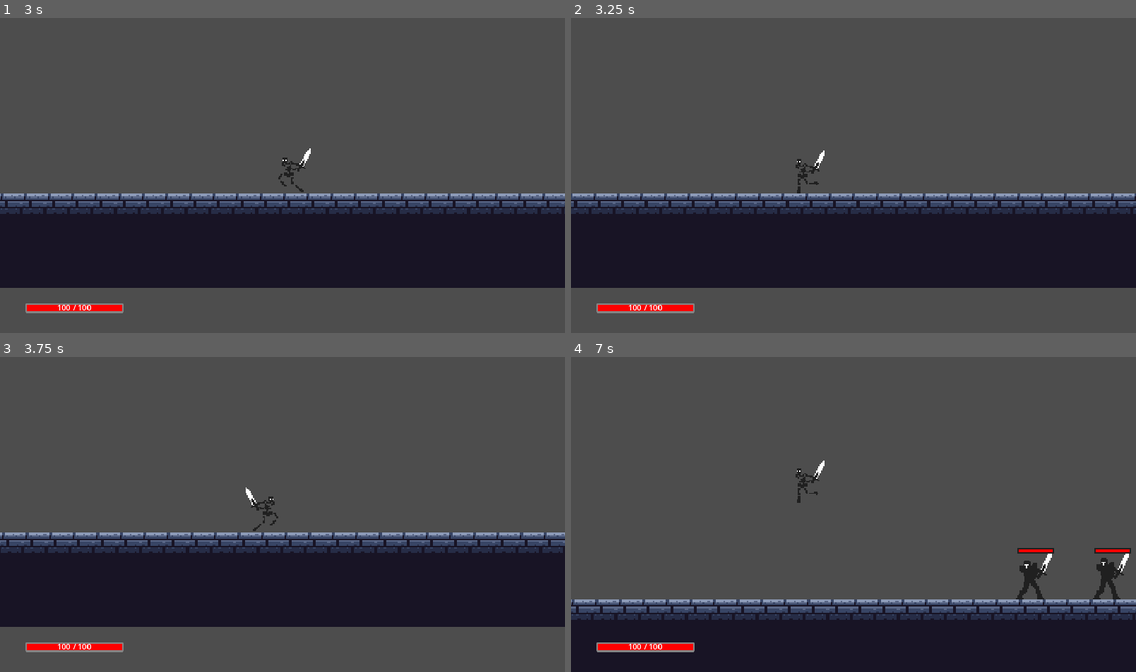
Above: before the commit, frames 1-4 (two rows, left to right).
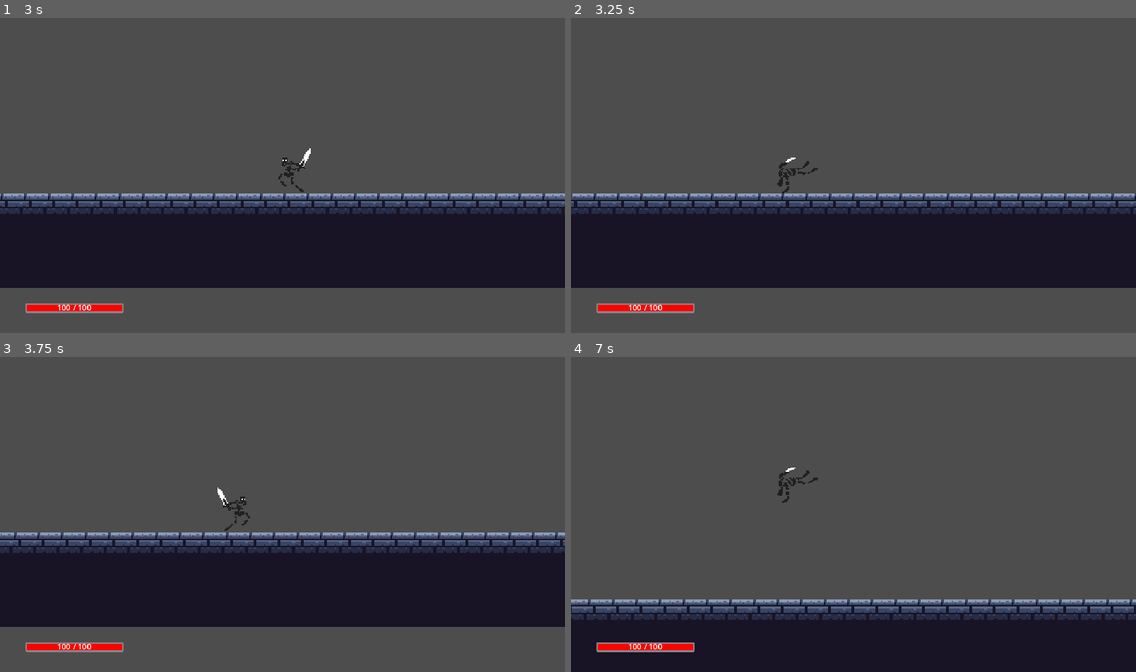
Above: after the commit, the same moments.

Repository: tugaserya/Platformer-bones_and_swords-
Game: Godot game, scene res://node_2d.tscn
The game is run twice, just before and just after one commit, with the same random seed, the same clock (stepped at 60 frames per second) and the same inputs.
Inputs:
- Up to frame 1 (3 s): click "Play" at 0.5 s; tap Enter at 1.25 s; hold Shift (Runing) 1.28-2.03 s; hold D (move_right) 1.28-2.78 s; tap Space (jump) at 1.52, 2.27 s; tap E (attack) at 1.55, 2.1 s; tap X (Action, bound only after the commit) at 2.3, 2.85 s; hold A (move_left) from 2.78 s (still down)
- Up to frame 2 (3.25 s): keep holding A (move_left); tap W (Dodge, bound only after the commit) at 3.05 s
- Up to frame 3 (3.75 s): release A (move_left) at 3.53 s; hold D (move_right) from 3.53 s (still down); tap W (Dodge, bound only after the commit) at 3.6 s
- Up to frame 4 (7 s): tap Space (jump) at 3.77, 4.52, 5.27, 6.77 s; tap Enter at 3.8, 4.35 s; hold Shift (Runing) 4.28-5.03 s; release D (move_right) at 5.03 s; hold A (move_left) 5.03-5.78 s; tap Shift (Runing) at 5.1 s; tap E (attack) at 5.3, 5.85 s; hold D (move_right) 5.78-6.53 s; tap X (Action, bound only after the commit) at 6.05, 6.6 s; hold A (move_left) from 6.53 s (still down); tap W (Dodge, bound only after the commit) at 6.8 s

Frame 1 is identical in both runs. In frame 2, 0.3% of the frame differs, in the area x 36-45%, y 42-56%; in frame 3, 2.4%; in frame 4, 3.2%, in the area x 0-100%, y 32-84%.

Commit message:
add new stunhit animation, add dodge for player, fix attacking bug on group Knights

Diff:
--- a/project.godot
+++ b/project.godot
@@ -13,7 +13,7 @@
 config/name="DA"
 run/main_scene="res://node_2d.tscn"
 config/features=PackedStringArray("4.1", "GL Compatibility")
-config/icon="res://assets/icon.svg"
+config/icon="res://Sprites/Environment/s_wall.png"
 
 [display]
 
@@ -47,6 +47,16 @@
 "events": [Object(InputEventKey,"resource_local_to_scene":false,"resource_name":"","device":-1,"window_id":0,"alt_press …(182 unchanged characters)…
 ]
 }
+Action={
+"deadzone": 0.5,
+"events": [Object(InputEventKey,"resource_local_to_scene":false,"resource_name":"","device":-1,"window_id":0,"alt_pressed":false,"shift_pressed":false,"ctrl_pressed":false,"meta_pressed":false,"pressed":false,"keycode":0,"physical_keycode":88,"key_label":0,"unicode":120,"echo":false,"script":null)
+]
+}
+Dodge={
+"deadzone": 0.5,
+"events": [Object(InputEventKey,"resource_local_to_scene":false,"resource_name":"","device":-1,"window_id":0,"alt_pressed":false,"shift_pressed":false,"ctrl_pressed":false,"meta_pressed":false,"pressed":false,"keycode":0,"physical_keycode":87,"key_label":0,"unicode":119,"echo":false,"script":null)
+]
+}
 
 [rendering]
 
--- /dev/null
+++ b/scenes/exit_from_level.tscn
@@ -0,0 +1,173 @@
+[gd_scene load_steps=6 format=3 uid="uid://drcwqrpibo45q"]
+
+[ext_resource type="Script" path="res://src/exit_from_level.gd" id="1_7hlal"]
+[ext_resource type="Texture2D" uid="uid://bysiyotgeom0k" path="res://Sprites/Tiles/Dungeon Tile Set.png" id="1_rllmu"]
+
+[sub_resource type="TileSetAtlasSource" id="TileSetAtlasSource_qy5q8"]
+texture = ExtResource("1_rllmu")
+1:1/0 = 0
+2:1/0 = 0
+3:1/0 = 0
+5:1/0 = 0
+6:1/0 = 0
+8:1/0 = 0
+9:1/0 = 0
+10:1/0 = 0
+11:1/0 = 0
+12:1/0 = 0
+13:1/0 = 0
+1:2/0 = 0
+2:2/0 = 0
+3:2/0 = 0
+5:2/0 = 0
+6:2/0 = 0
+8:2/0 = 0
+9:2/0 = 0
+10:2/0 = 0
+11:2/0 = 0
+12:2/0 = 0
+13:2/0 = 0
+1:3/0 = 0
+2:3/0 = 0
+3:3/0 = 0
+5:3/0 = 0
+6:3/0 = 0
+8:3/0 = 0
+9:3/0 = 0
+10:3/0 = 0
+11:3/0 = 0
+12:3/0 = 0
+13:3/0 = 0
+8:4/0 = 0
+9:4/0 = 0
+10:4/0 = 0
+11:4/0 = 0
+12:4/0 = 0
+1:5/0 = 0
+2:5/0 = 0
+3:5/0 = 0
+5:5/0 = 0
+6:5/0 = 0
+8:5/0 = 0
+9:5/0 = 0
+10:5/0 = 0
+11:5/0 = 0
+12:5/0 = 0
+1:6/0 = 0
+2:6/0 = 0
+3:6/0 = 0
+6:6/0 = 0
+7:6/0 = 0
+8:6/0 = 0
+9:6/0 = 0
+10:6/0 = 0
+11:6/0 = 0
+12:6/0 = 0
+1:7/0 = 0
+2:7/0 = 0
+3:7/0 = 0
+6:7/0 = 0
+7:7/0 = 0
+8:7/0 = 0
+9:7/0 = 0
+10:7/0 = 0
+11:7/0 = 0
+12:7/0 = 0
+5:8/0 = 0
+1:9/0 = 0
+2:9/0 = 0
+3:9/0 = 0
+5:9/0 = 0
+7:9/0 = 0
+8:9/0 = 0
+9:9/0 = 0
+10:9/0 = 0
+11:9/0 = 0
+12:9/0 = 0
+13:9/0 = 0
+1:10/0 = 0
+2:10/0 = 0
+3:10/0 = 0
+5:10/0 = 0
+7:10/0 = 0
+8:10/0 = 0
+10:10/0 = 0
+12:10/0 = 0
+13:10/0 = 0
+1:11/0 = 0
+2:11/0 = 0
+5:11/0 = 0
+7:11/0 = 0
+8:11/0 = 0
+9:11/0 = 0
+10:11/0 = 0
+12:11/0 = 0
+13:11/0 = 0
+1:12/0 = 0
+2:12/0 = 0
+3:12/0 = 0
+4:12/0 = 0
+5:12/0 = 0
+6:12/0 = 0
+7:12/0 = 0
+8:12/0 = 0
+9:12/0 = 0
+10:12/0 = 0
+11:12/0 = 0
+12:12/0 = 0
+2:13/0 = 0
+4:13/0 = 0
+5:13/0 = 0
+6:13/0 = 0
+7:13/0 = 0
+8:13/0 = 0
+9:13/0 = 0
+1:14/0 = 0
+2:14/0 = 0
+3:14/0 = 0
+4:14/0 = 0
+5:14/0 = 0
+6:14/0 = 0
+10:14/0 = 0
+11:14/0 = 0
+12:14/0 = 0
+13:14/0 = 0
+7:15/0 = 0
+8:15/0 = 0
+9:15/0 = 0
+10:15/0 = 0
+11:15/0 = 0
+12:15/0 = 0
+
+[sub_resource type="TileSet" id="TileSet_7h7el"]
+sources/0 = SubResource("TileSetAtlasSource_qy5q8")
+
+[sub_resource type="RectangleShape2D" id="RectangleShape2D_vn3wu"]
+size = Vector2(48, 49)
+
+[node name="Exit_from_level" type="Node2D"]
+script = ExtResource("1_7hlal")
+
+[node name="TileMap" type="TileMap" parent="."]
+tile_set = SubResource("TileSet_7h7el")
+format = 2
+layer_0/tile_data = PackedInt32Array(-3, 327680, 1, -65534, 393216, 1, -2, 327680, 2, -65535, 393216, 2, -65538, 65536, 2, -131074, 65536, 2, -131071, 196608, 2, -196607, 196608, 2, -196610, 327680, 1, -262143, 393216, 1, -131073, 131072, 2, -65537, 131072, 2, -1, 131072, 2, -65536, 131072, 2, -131072, 131072, 2, -196608, 131072, 2, -196609, 131072, 5, -262144, 131072, 5)
+
+[node name="Exit_zone" type="Area2D" parent="."]
+
+[node name="CollisionShape2D" type="CollisionShape2D" parent="Exit_zone"]
+position = Vector2(0, -25)
+shape = SubResource("RectangleShape2D_vn3wu")
+
+[node name="Button" type="Button" parent="."]
+visible = false
+offset_left = -7.0
+offset_top = -34.0
+offset_right = 7.0
+offset_bottom = -9.0
+theme_override_font_sizes/font_size = 10
+text = "x"
+
+[connection signal="body_entered" from="Exit_zone" to="." method="_on_exit_zone_body_entered"]
+[connection signal="body_exited" from="Exit_zone" to="." method="_on_exit_zone_body_exited"]
+[connection signal="pressed" from="Button" to="." method="_on_button_pressed"]
--- a/scenes/knight.tscn
+++ b/scenes/knight.tscn
@@ -95,9 +95,17 @@
 atlas = ExtResource("1_1g64c")
 region = Rect2(80, 0, 40, 48)
 
-[sub_resource type="AtlasTexture" id="AtlasTexture_hlfaa"]
+[sub_resource type="AtlasTexture" id="AtlasTexture_gp142"]
 atlas = ExtResource("5_to27p")
 region = Rect2(0, 0, 40, 48)
+
+[sub_resource type="AtlasTexture" id="AtlasTexture_lqqhc"]
+atlas = ExtResource("5_to27p")
+region = Rect2(40, 0, 40, 48)
+
+[sub_resource type="AtlasTexture" id="AtlasTexture_pp82n"]
+atlas = ExtResource("5_to27p")
+region = Rect2(80, 0, 40, 48)
 
 [sub_resource type="AtlasTexture" id="AtlasTexture_xvp0f"]
 atlas = ExtResource("2_al3qw")
@@ -197,23 +205,23 @@
 }, {
 "frames": [{
 "duration": 1.0,
-"texture": SubResource("AtlasTexture_hlfaa")
-}, {
-"duration": 1.0,
-"texture": SubResource("AtlasTexture_hlfaa")
-}, {
-"duration": 1.0,
-"texture": SubResource("AtlasTexture_hlfaa")
-}, {
-"duration": 1.0,
-"texture": SubResource("AtlasTexture_hlfaa")
-}, {
-"duration": 1.0,
-"texture": SubResource("AtlasTexture_hlfaa")
+"texture": SubResource("AtlasTexture_gp142")
+}, {
+"duration": 1.0,
+"texture": SubResource("AtlasTexture_lqqhc")
+}, {
+"duration": 1.0,
+"texture": SubResource("AtlasTexture_pp82n")
+}, {
+"duration": 1.0,
+"texture": SubResource("AtlasTexture_lqqhc")
+}, {
+"duration": 1.0,
+"texture": SubResource("AtlasTexture_gp142")
 }],
 "loop": false,
 "name": &"stunhit",
-"speed": 6.0
+"speed": 16.0
 }, {
 "frames": [{
 "duration": 1.0,
@@ -263,6 +271,8 @@
 sprite_frames = SubResource("SpriteFrames_swsqd")
 animation = &"stunhit"
 autoplay = "idle"
+frame = 4
+frame_progress = 1.0
 
 [node name="Agressive_area" type="Area2D" parent="."]
 
@@ -285,7 +295,8 @@
 offset_top = -20.0
 offset_right = 12.0
 offset_bottom = -16.0
-value = 100.0
+max_value = 150.0
+value = 150.0
 texture_over = ExtResource("7_or2yu")
 texture_progress = ExtResource("8_2n7il")
 script = SubResource("GDScript_xib8k")
--- a/scenes/level.tscn
+++ b/scenes/level.tscn
@@ -1,9 +1,10 @@
-[gd_scene load_steps=7 format=3 uid="uid://cirejf6oedfne"]
+[gd_scene load_steps=8 format=3 uid="uid://cirejf6oedfne"]
 
 [ext_resource type="PackedScene" uid="uid://dguhwy6tn12is" path="res://scenes/player.tscn" id="1_t38in"]
 [ext_resource type="Texture2D" uid="uid://bysiyotgeom0k" path="res://Sprites/Tiles/Dungeon Tile Set.png" id="3_nmo2j"]
 [ext_resource type="PackedScene" uid="uid://bx4mnycuab46x" path="res://scenes/knight.tscn" id="4_eayt7"]
 [ext_resource type="PackedScene" uid="uid://b8a6dg3gbn4xi" path="res://scenes/coin.tscn" id="4_wtagg"]
+[ext_resource type="PackedScene" uid="uid://drcwqrpibo45q" path="res://scenes/exit_from_level.tscn" id="5_sokvr"]
 
 [sub_resource type="TileSetAtlasSource" id="TileSetAtlasSource_6ixji"]
 texture = ExtResource("3_nmo2j")
@@ -418,7 +419,7 @@
 12:15/0/physics_layer_0/angular_velocity = 0.0
 
 [sub_resource type="TileSet" id="TileSet_1yn60"]
-physics_layer_0/collision_layer = 3
+physics_layer_0/collision_layer = 7
 sources/0 = SubResource("TileSetAtlasSource_6ixji")
 
 [node name="Level" type="Node2D"]
@@ -428,18 +429,21 @@
 format = 2
 layer_0/tile_data = PackedInt32Array(2424832, 131072, 1, 2424833, 131072, 1, 2424834, 131072, 1, 2424835, 131072, 1, 24 …(5549 unchanged characters)…
 
+[node name="Exit_from_level" parent="." instance=ExtResource("5_sokvr")]
+position = Vector2(1008, 592)
+
+[node name="Mobs" type="Node2D" parent="."]
+
+[node name="Knight" parent="Mobs" instance=ExtResource("4_eayt7")]
+position = Vector2(763, 565)
+
+[node name="Knight2" parent="Mobs" instance=ExtResource("4_eayt7")]
+position = Vector2(792, 564)
+
 [node name="Player2" type="Node2D" parent="."]
 
 [node name="Player" parent="Player2" instance=ExtResource("1_t38in")]
 position = Vector2(294, 570)
 
-[node name="Mobs" type="Node2D" parent="."]
-
-[node name="Knight" parent="Mobs" instance=ExtResource("4_eayt7")]
-position = Vector2(763, 565)
-
-[node name="Knight2" parent="Mobs" instance=ExtResource("4_eayt7")]
-position = Vector2(792, 564)
-
 [node name="Coin" parent="." instance=ExtResource("4_wtagg")]
 position = Vector2(391, 579)
--- a/scenes/player.tscn
+++ b/scenes/player.tscn
@@ -224,6 +224,7 @@
 
 [node name="Player" type="CharacterBody2D"]
 collision_layer = 3
+collision_mask = 5
 script = ExtResource("1_46lhe")
 
 [node name="CollisionShape2D" type="CollisionShape2D" parent="."]
--- /dev/null
+++ b/src/exit_from_level.gd
@@ -0,0 +1,17 @@
+extends Node2D
+
+func _process(delta):
+	if Input.is_action_just_pressed("Action") and $Button.visible: # Замените KEY_ENTER на нужную вам клавишу
+		_on_button_pressed()
+
+func _on_exit_zone_body_entered(body):
+	if body.name == "Player":
+		$Button.visible = true
+
+func _on_exit_zone_body_exited(body):
+	if body.name == "Player":
+		$Button.visible = false
+
+
+func _on_button_pressed():
+	get_tree().change_scene_to_file("res://node_2d.tscn")
--- a/src/knight.gd
+++ b/src/knight.gd
@@ -5,7 +5,7 @@
 @onready var animation = $AnimatedSprite2D
 var chase = false
 var alive = true
-var max_health = 100
+var max_health = 150
 var current_health = max_health
 var taking_damage = false
 var is_attacking = false
@@ -46,6 +46,7 @@
 	await animation.animation_finished
 	queue_free()
 
+
 func _on_deal_damage_body_entered(body):
 	if alive and body.name == "Player" and not taking_damage and not is_attacking:
 		body.add_to_group("Player")
@@ -62,8 +63,8 @@
 		is_attacking = true
 		velocity.x = 0
 		animation.play("attak")
-		if body.is_in_group("Player") and not taking_damage:
-			await get_tree().create_timer(0.4).timeout
+		await get_tree().create_timer(0.4).timeout
+		if body.is_in_group("Player") and not taking_damage and alive:
 			body.take_damage(20, sign(self.position.x - body.position.x))
 		await animation.animation_finished
 		animation.play("idle")
--- a/src/player.gd
+++ b/src/player.gd
@@ -13,6 +13,7 @@
 var enemy_in_range = false
 var enemy
 var player_attacking = false
+var dodging = false
 
 @onready var animation = $AnimatedSprite2D
 
@@ -32,47 +33,65 @@
 		player_attacking = true
 		velocity.x = 0
 		animation.play("attak")
-		if enemy_in_range and enemy:
-			attacking(enemy)
+		if enemy_in_range and is_instance_valid(enemy):
+			get_tree().call_group("can_be_attacked", "take_damage", attack_force_value, sign(self.position.x - enemy.position.x))
 		await animation.animation_finished
 		player_attacking = false
 
+	if Input.is_action_just_pressed("Dodge") and not player_attacking and not dodging:
+		dodge(direction)
 	move_and_slide()
 
 func walk(direction):
-	if not taking_damage and not player_attacking:
+	if not taking_damage and not player_attacking and not dodging:
 		velocity.x = direction * SPEED if direction else move_toward(velocity.x, 0, SPEED)
 		animation.play("Run" if direction else "idle" if velocity.y == 0 else animation.animation)
 		$AnimatedSprite2D.flip_h = direction < 0
 
 func run(direction):
-	if not taking_damage and not player_attacking:
+	if not taking_damage and not player_attacking and not dodging:
 		velocity.x = direction * RUNNING_SPEED if direction else move_toward(velocity.x, 0, RUNNING_SPEED)
 		animation.play("Run" if direction else "idle" if velocity.y == 0 else animation.animation)
 		$AnimatedSprite2D.flip_h = direction < 0
 
+func dodge(direction):
+	if not taking_damage:
+		dodging = true
+		$".".set_collision_layer_value(3,true)
+		$".".set_collision_layer_value(1,false)
+		$".".set_collision_layer_value(2,false)
+		$".".set_collision_mask_value(1,false)
+		animation.play("Rolling")
+		$AnimatedSprite2D.flip_h = direction < 0
+		velocity.x = direction * RUNNING_SPEED
+		await animation.animation_finished
+		$".".set_collision_mask_value(1,true)
+		$".".set_collision_layer_value(1,true)
+		$".".set_collision_layer_value(2,true)
+		$".".set_collision_layer_value(3,false)
+		dodging = false
+
 func take_damage(damage, direction):
-	taking_damage = true
-	velocity.x = 0
-	position.x -= direction * 15
-	current_health -= damage
-	if current_health <= 0:
-		queue_free()
-		get_tree().change_scene_to_file("res://scenes/node_2d.tscn")
-	animation.play("stunhit")
-	await animation.animation_finished
-	taking_damage = false
-
-func attacking(body):
-	if is_instance_valid(body) and body.is_in_group("Knights") and body.alive:
-		body.take_damage(attack_force_value, sign(self.position.x - body.position.x))
+	if not dodging:
+		taking_damage = true
+		velocity.x = 0
+		position.x -= direction * 15
+		current_health -= damage
+		if current_health <= 0:
+			queue_free()
+			get_tree().change_scene_to_file("res://scenes/node_2d.tscn")
+		animation.play("stunhit")
+		await animation.animation_finished
+		taking_damage = false
 
 func _on_attack_zone_body_entered(body):
 	if body and body.is_in_group("Knights"):
 		enemy_in_range = true
 		enemy = body
+		body.add_to_group("can_be_attacked")
 
 func _on_attack_zone_body_exited(body):
 	if body and body.is_in_group("Knights"):
 		enemy_in_range = false
 		enemy = null
+		body.remove_from_group("can_be_attacked")
Binary file changed: Sprites/Knight/s_knight_hitstun.png
Not shown: 1 places in scenes/knight.tscn that only renumber resources
